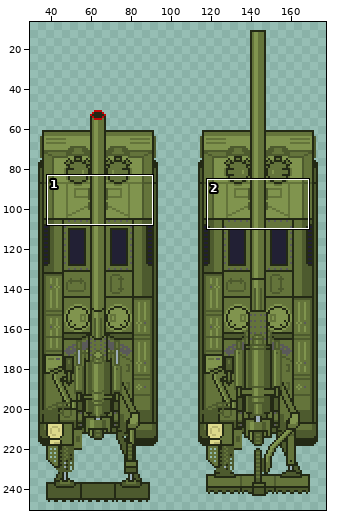
Edited in one commit: pixel-art file (Assets/tanks/soviet/2S7/2S7.aseprite). Above, an overview of the earlier version with the close-up marked.
Close-up. Old version:
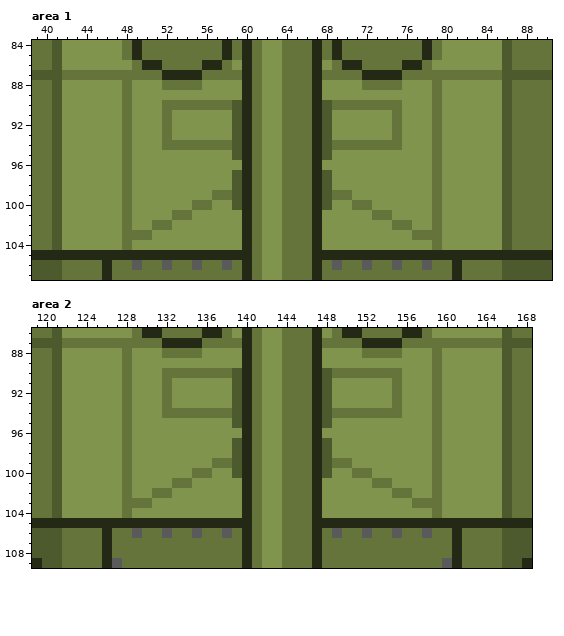
288x288 pixels, 1 frame. Shown: area 1: x 39..90, y 84..107; area 2: x 119..168, y 86..109. The wide view leaves out empty margins.
After:
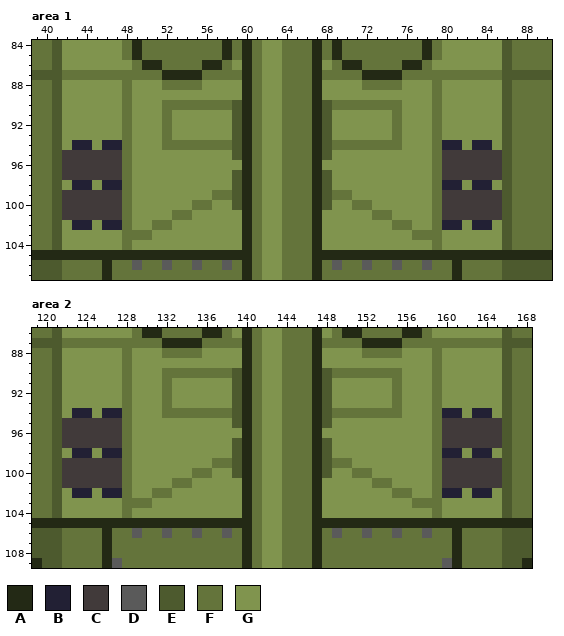
Palette (. is transparent): A #232915  B #222034  C #413a3a  D #5a5a5a  E #4d5a2e  F #64743b  G #80944e
Difference:
Area 1, layer "hull(foritify)":
y 94: x 43..44 GG -> BB; x 46..47 GG -> BB; x 80..81 GG -> BB; x 83..84 GG -> BB
y 95..97: x 42..47 GGGGGG -> CCCCCC; x 80..85 GGGGGG -> CCCCCC
y 98: x 43..44 GG -> BB; x 46..47 GG -> BB; x 80..81 GG -> BB; x 83..84 GG -> BB
y 99..101: x 42..47 GGGGGG -> CCCCCC; x 80..85 GGGGGG -> CCCCCC
y 102: x 43..44 GG -> BB; x 46..47 GG -> BB; x 80..81 GG -> BB; x 83..84 GG -> BB
Area 2, layer "hull":
y 94: x 123..124 GG -> BB; x 126..127 GG -> BB; x 160..161 GG -> BB; x 163..164 GG -> BB
y 95..97: x 122..127 GGGGGG -> CCCCCC; x 160..165 GGGGGG -> CCCCCC
y 98: x 123..124 GG -> BB; x 126..127 GG -> BB; x 160..161 GG -> BB; x 163..164 GG -> BB
y 99..101: x 122..127 GGGGGG -> CCCCCC; x 160..165 GGGGGG -> CCCCCC
y 102: x 123..124 GG -> BB; x 126..127 GG -> BB; x 160..161 GG -> BB; x 163..164 GG -> BB
